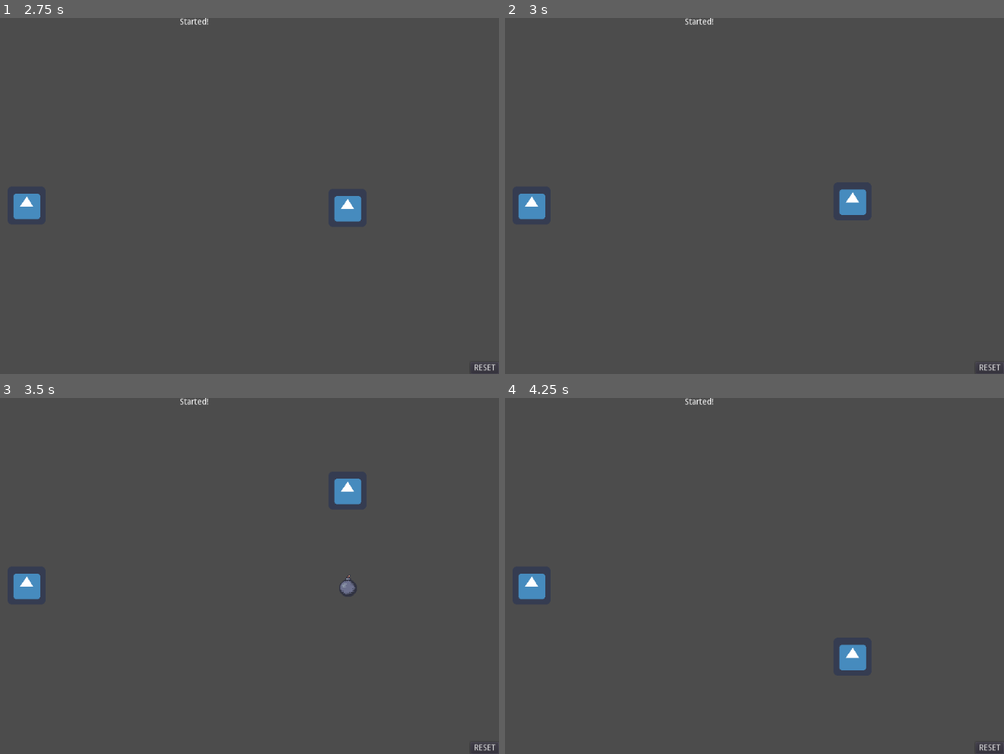
Above: before the commit, frames 1-4 (two rows, left to right).
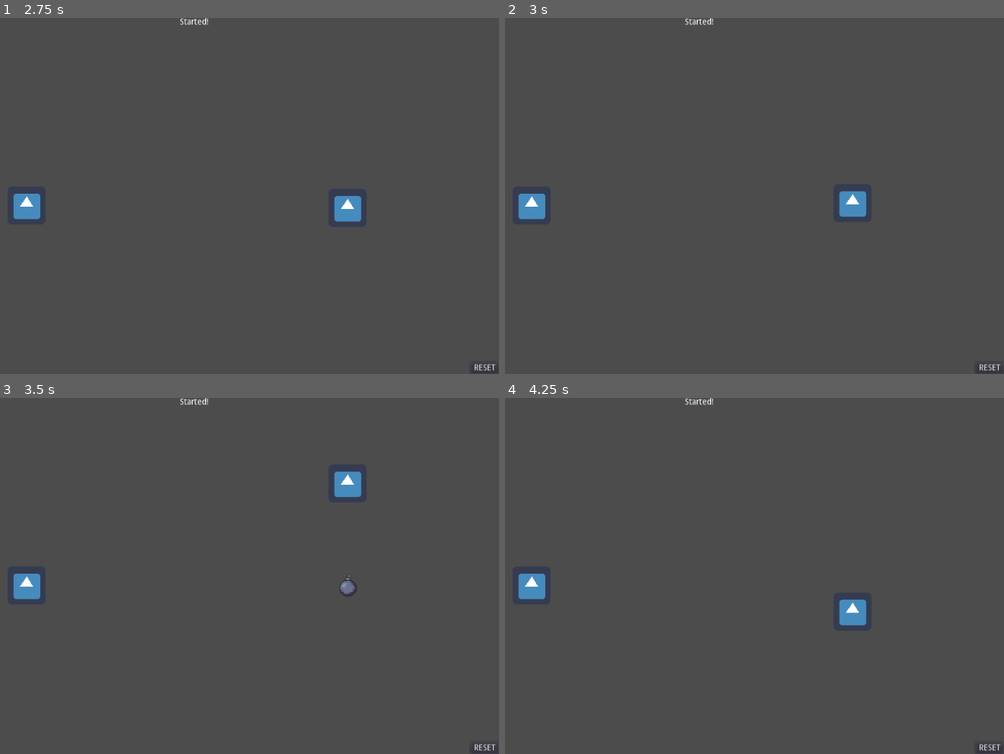
Above: after the commit, the same moments.

Repository: wnelson01/godot_rollback_fighter
Game: Godot game, scene res://Main.tscn
Two runs of this game, one before a commit and one after it. Both use one fixed random seed, a clock stepped at 60 frames per second and the inputs below. The engine's default icon, where the game draws it, is replaced by a stand-in: a white triangle on a blue panel in a dark square.
Inputs (mouse positions are in pixels of both pictures, inside the frame that each line leads up to):
- Up to frame 1 (2.75 s): click "Play Locally" at 0.5 s; click "RESET" at 1.25 s; click "Play Locally" at 2 s
- Up to frame 2 (3 s): tap Enter at 2.75 s; move the mouse to (834, 178) at 2.77 s; hold Up from 2.78 s (still down); click (834, 178) at 2.92 s
- Up to frame 3 (3.5 s): keep holding Up
- Up to frame 4 (4.25 s): move the mouse to (579, 593) at 3.52 s; release Up at 3.53 s; hold Down from 3.53 s (still down)

Frame 1 is identical in both runs. In frame 2, 0.1% of the frame differs, in the area x 66-73%, y 48-56%; in frame 3, 0.3%; in frame 4, 0.8%, in the area x 66-73%, y 56-77%.

Commit message:
Enable interpolation and change the simulation rate to 30fps

Diff:
--- a/Bomb.tscn
+++ b/Bomb.tscn
@@ -13,6 +13,6 @@
 
 [node name="ExplosionTimer" type="Node" parent="."]
 script = ExtResource( 3 )
-wait_ticks = 60
+wait_ticks = 30
 
 [connection signal="timeout" from="ExplosionTimer" to="." method="_on_ExplosionTimer_timeout"]
--- a/Explosion.tscn
+++ b/Explosion.tscn
@@ -13,6 +13,6 @@
 
 [node name="DespawnTimer" type="Node" parent="."]
 script = ExtResource( 2 )
-wait_ticks = 15
+wait_ticks = 7
 
 [connection signal="timeout" from="DespawnTimer" to="." method="_on_DespawnTimer_timeout"]
--- a/Player.gd
+++ b/Player.gd
@@ -25,8 +25,8 @@
 func _network_process(input: Dictionary) -> void:
 	var input_vector = input.get("input_vector", Vector2.ZERO)
 	if input_vector != Vector2.ZERO:
-		if speed < 8.0:
-			speed += 0.2
+		if speed < 16.0:
+			speed += 1.0
 		position += input_vector * speed
 	else:
 		speed = 0.0
@@ -43,3 +43,6 @@
 func _load_state(state: Dictionary) -> void:
 	position = state['position']
 	speed = state['speed']
+
+func _interpolate_state(old_state: Dictionary, new_state: Dictionary, weight: float) -> void:
+	position = lerp(old_state['position'], new_state['position'], weight)
--- a/project.godot
+++ b/project.godot
@@ -106,6 +106,8 @@
 
 [network]
 
+rollback/max_buffer_size=10
+rollback/interpolation=true
 rollback/classes/message_serializer="res://CustomMessageSerializer.gd"
 rollback/debug/rollback_ticks=4
 rollback/debug/random_rollback_ticks=10
@@ -113,6 +115,7 @@
 
 [physics]
 
+common/physics_fps=30
 common/enable_pause_aware_picking=true
 
 [rendering]
